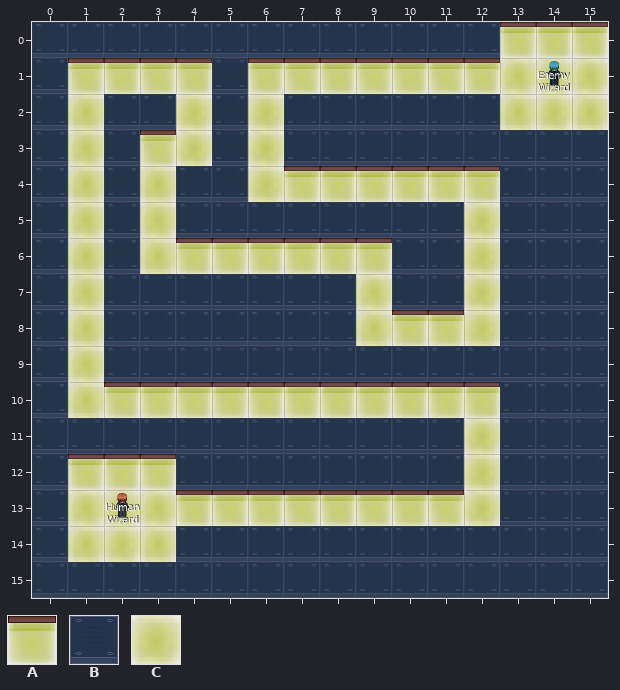
One commit to this Tiled map: resources/map1.tmx. Above, as it was before the edit.
Cells are 64x64 px. Shown: x 0..15, y 0..15.
Key: from "BaseTiles": A 0 "FL", B 1 "WA", C 3 "FL".
_ is an empty cell.
Layers that did not change in this view are not listed.
Layer "floor" before, first column x 0:
 0 BBBBBBBBBBBBBAAA
 1 BAAAABAAAAAAACCC
 2 BCBBCBCBBBBBBCCC
 3 BCBACBCBBBBBBBBB
 4 BCBCBBCAAAAAABBB
 5 BCBCBBBBBBBBCBBB
 6 BCBCAAAAAABBCBBB
 7 BCBBBBBBBCBBCBBB
 8 BCBBBBBBBCAACBBB
 9 BCBBBBBBBBBBBBBB
10 BCAAAAAAAAAAABBB
11 BBBBBBBBBBBBCBBB
12 BAAABBBBBBBBCBBB
13 BCCCAAAAAAAACBBB
14 BCCCBBBBBBBBBBBB
15 BBBBBBBBBBBBBBBB
Once edited:
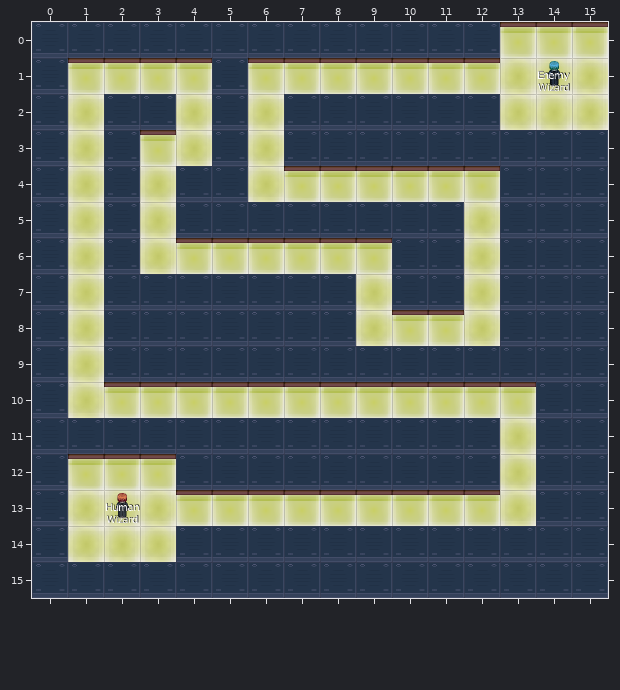
Changes in this commit:
Layer "floor":
y 10: x 13 B -> A
y 11..12: x 12..13 CB -> BC
y 13: x 12..13 CB -> AC
Changed places in both pictures, as pixel boxes (x1, y1, x2, y2):
changed: (464, 382, 536, 526)
